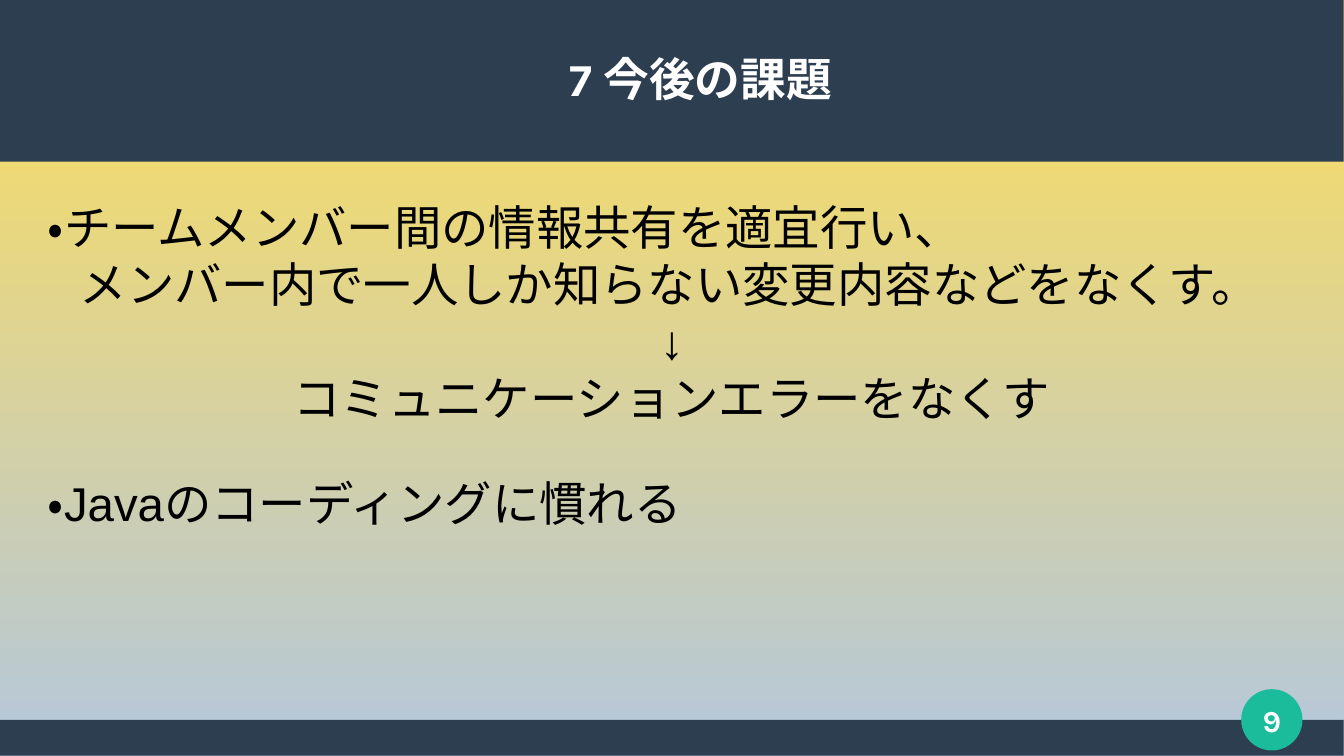
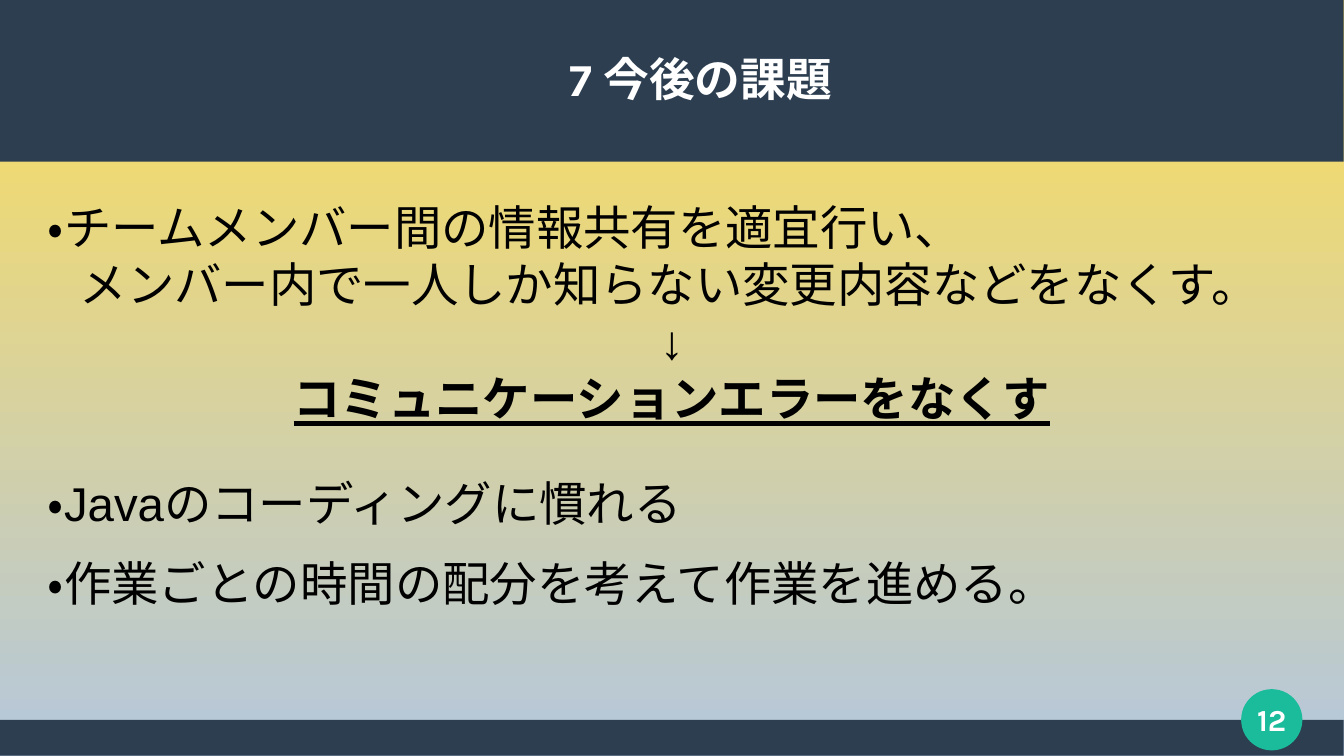
Before and after one commit to 2022java42-student006/document, a slide deck: slide 12 of 発表用スライド(清水作成版).pptx (slide 9 before the commit). Drawn at 1344x756 pixels with LibreOffice and Linux fonts; fonts in the diff are those of the drawing. Boxes give left, top, right and bottom in pixels: in the first picture for what was removed or moved away, otherwise in the second. Text is boxed around its words. In the diff, an @@ line names an element or a change of style, - is before the commit and + after.

```diff
--- a/発表用スライド(清水作成版).pptx
+++ b/発表用スライド(清水作成版).pptx
@@ subtitle at <box>48,377,1051,525</box>: bold on, underline on in "コミュニケーションエラーをなくす"; more space between paragraphs @@
@@ subtitle at <box>48,561,1056,605</box>: paragraph added @@
+・作業ごとの時間の配分を考えて作業を進める。
@@ page number at <box>1257,711,1286,731</box>: text changed @@
-9
+12
```
Also in this commit, not shown: 4 other slides changed, 3 slides added.
